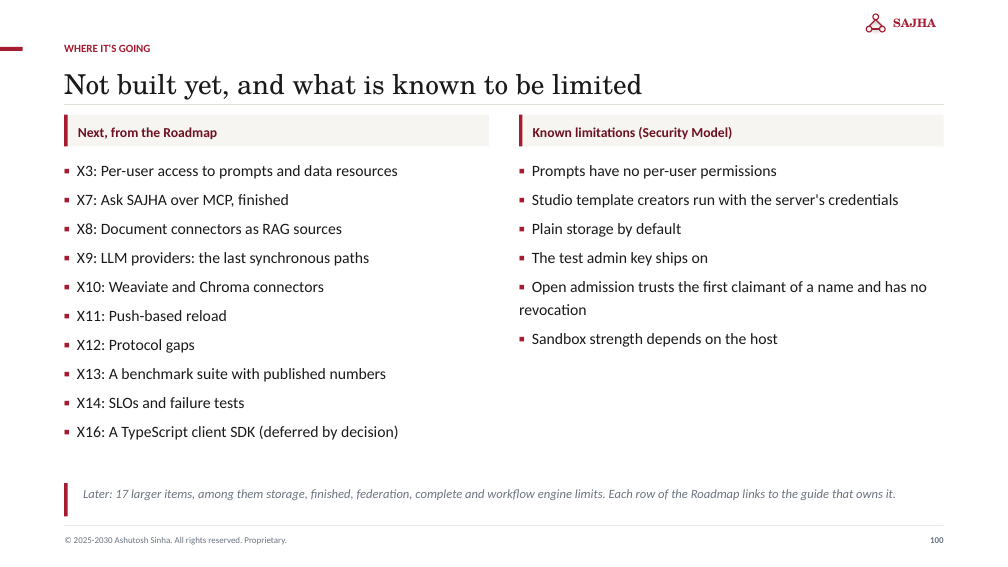
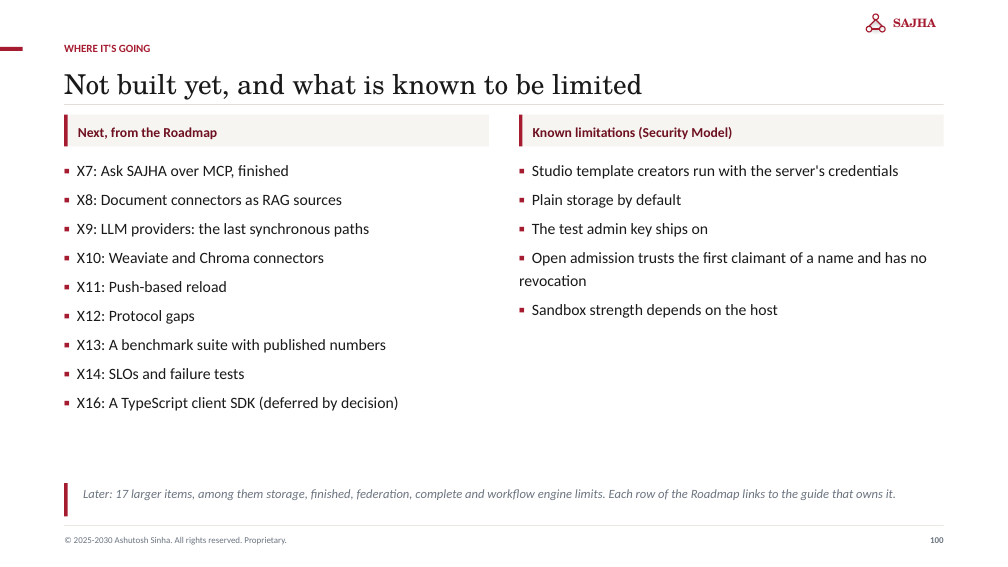
Before and after one commit to ajsinha/sajhamcpserver, a slide deck: slide 100 of docs/publications/SAJHA-MCP-Server.pptx. Drawn at 1008x567 pixels with LibreOffice and Linux fonts; fonts in the diff are those of the drawing. Boxes give left, top, right and bottom in pixels: in the first picture for what was removed or moved away, otherwise in the second. Text is boxed around its words. In the diff, an @@ line names an element or a change of style, - is before the commit and + after.

```diff
--- a/docs/publications/SAJHA-MCP-Server.pptx
+++ b/docs/publications/SAJHA-MCP-Server.pptx
@@ text at bbox=[77, 165, 398, 179]: paragraph removed @@
-▪ X3: Per-user access to prompts and data resources
@@ text at bbox=[77, 165, 289, 178]: less space between paragraphs @@
@@ text at bbox=[532, 165, 776, 179]: paragraph removed @@
-▪ Prompts have no per-user permissions
@@ text at bbox=[532, 165, 898, 179]: less space between paragraphs @@
```
Also in this commit, not shown: 9 other slides changed, 11 other files.
